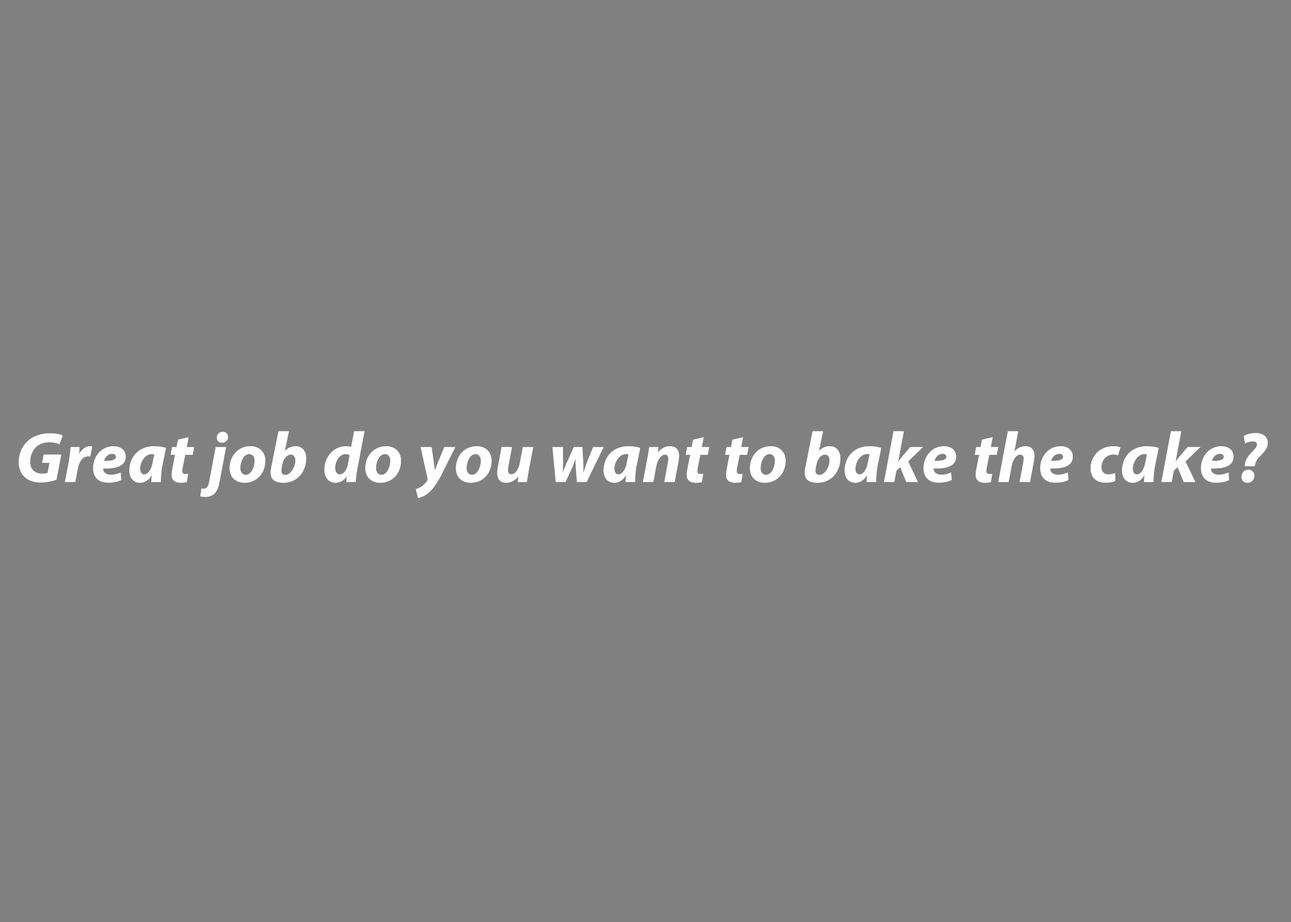
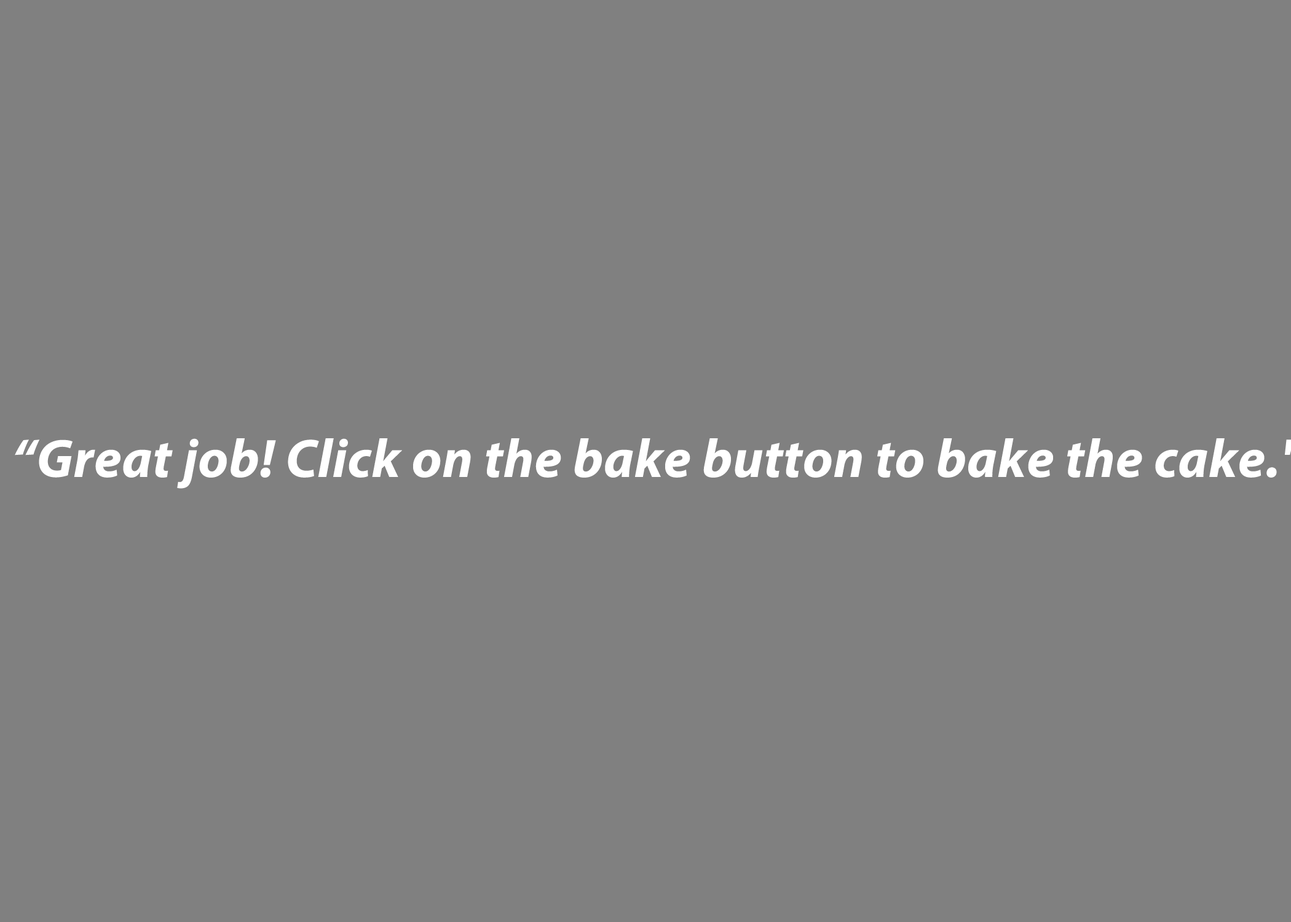
Two versions of the same layered image (1291x922). Layer-by-layer changes:
painted on "text" over [14, 431, 1291, 499]
